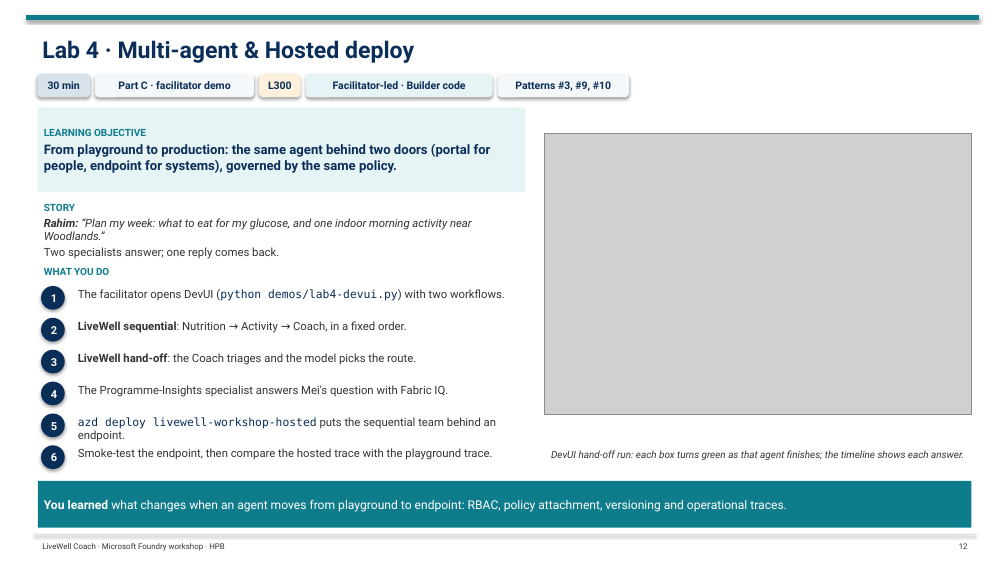
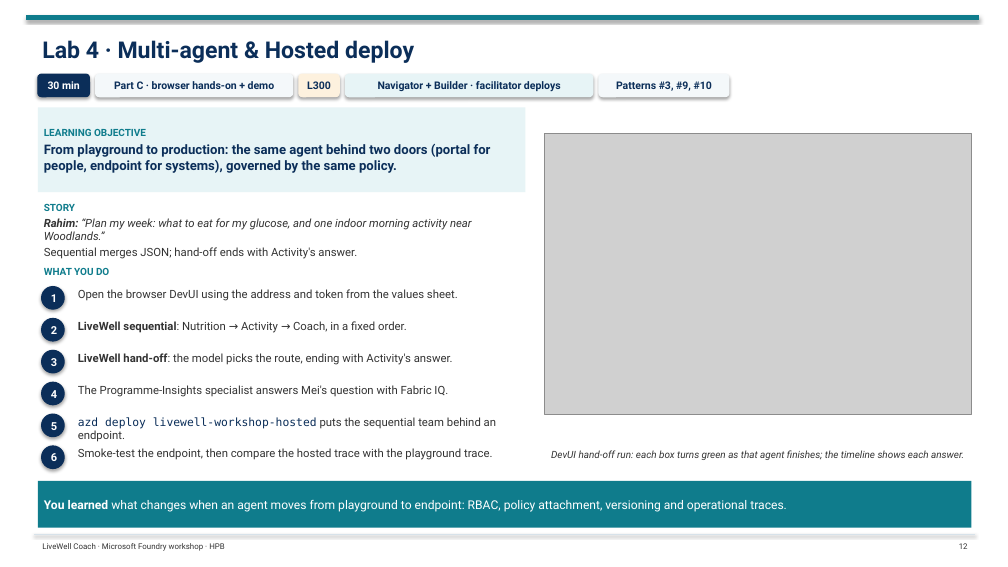
Before and after one commit to tonirex/hpb-foundry-workshop, a slide deck: slide 12 of deck/LiveWell-Lab-Flow.pptx. Drawn at 1008x567 pixels with LibreOffice and Linux fonts; fonts in the diff are those of the drawing; grey boxes stand for pictures. Boxes give left, top, right and bottom in pixels: in the first picture for what was removed or moved away, otherwise in the second. Text is boxed around its words. In the diff, an @@ line names an element or a change of style, - is before the commit and + after.

```diff
--- a/deck/LiveWell-Lab-Flow.pptx
+++ b/deck/LiveWell-Lab-Flow.pptx
@@ rounded rectangle "30 min" at (38,74,89,97): text colour #0B2E59 to #FFFFFF; fill #D7E2EA to #0B2E59; outline #D7E2EA 1 pt to #0B2E59 1 pt @@
@@ rounded rectangle "Part C · browser hands-on ...": place and size @@
-rounded rectangle "Part C · browser hands-on ..." at (95,74,253,97)
+rounded rectangle "Part C · browser hands-on ..." at (95,74,293,97)
@@ text in rounded rectangle at (114,81,275,89): text changed @@
-Part C · facilitator demo
+Part C · browser hands-on + demo
@@ rounded rectangle "L300": place and size @@
-rounded rectangle "L300" at (259,74,300,97)
+rounded rectangle "L300" at (299,74,340,97)
@@ rounded rectangle "Navigator + Builder · facilitator ...": place and size @@
-rounded rectangle "Navigator + Builder · facilitator ..." at (306,74,492,97)
+rounded rectangle "Navigator + Builder · facilitator ..." at (346,74,593,97)
@@ text in rounded rectangle at (378,81,561,91): text changed @@
-Facilitator-led · Builder code
+Navigator + Builder · facilitator deploys
@@ rounded rectangle "Patterns #3, #9, #10": place and size @@
-rounded rectangle "Patterns #3, #9, #10" at (498,74,628,97)
+rounded rectangle "Patterns #3, #9, #10" at (599,74,729,97)
@@ text at (44,247,357,259): text changed @@
-Two specialists answer; one reply comes back.
+Sequential merges JSON; hand-off ends with Activity's answer.
@@ text at (78,289,458,301): text changed @@
-The facilitator opens DevUI (python demos/lab4-devui.py) with two workflows.
+Open the browser DevUI using the address and token from the values sheet.
@@ text at (78,353,453,365): text changed @@
-LiveWell hand-off: the Coach triages and the model picks the route.
+LiveWell hand-off: the model picks the route, ending with Activity's answer.
```
Also in this commit, not shown: 7 other slides changed, 43 other files.
